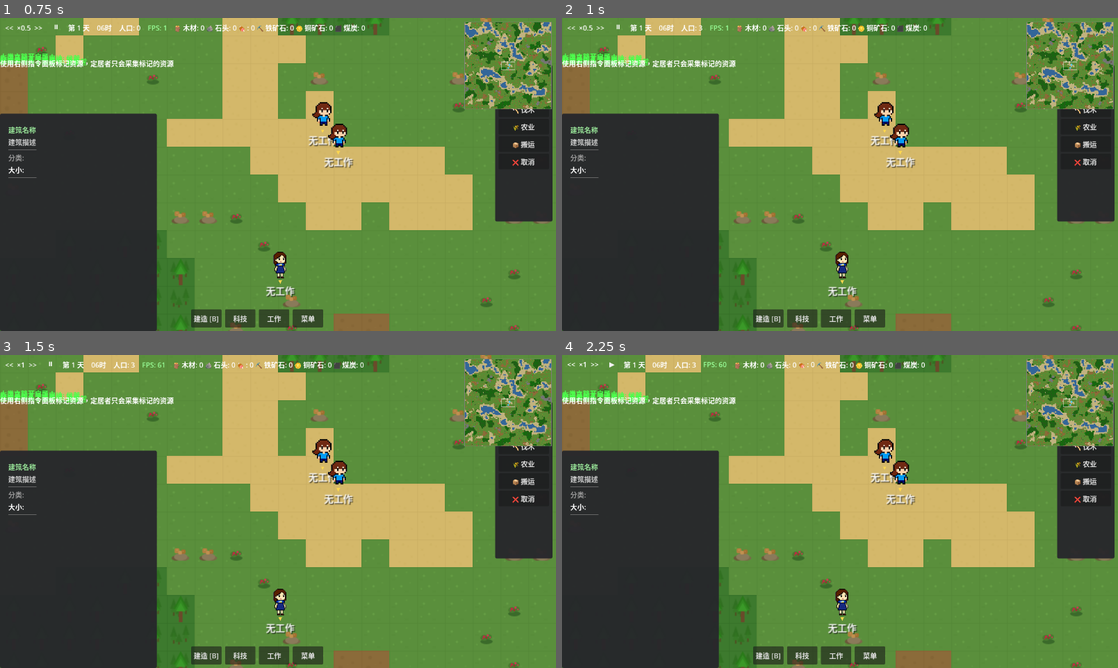
Above: before the commit, frames 1-4 (two rows, left to right).
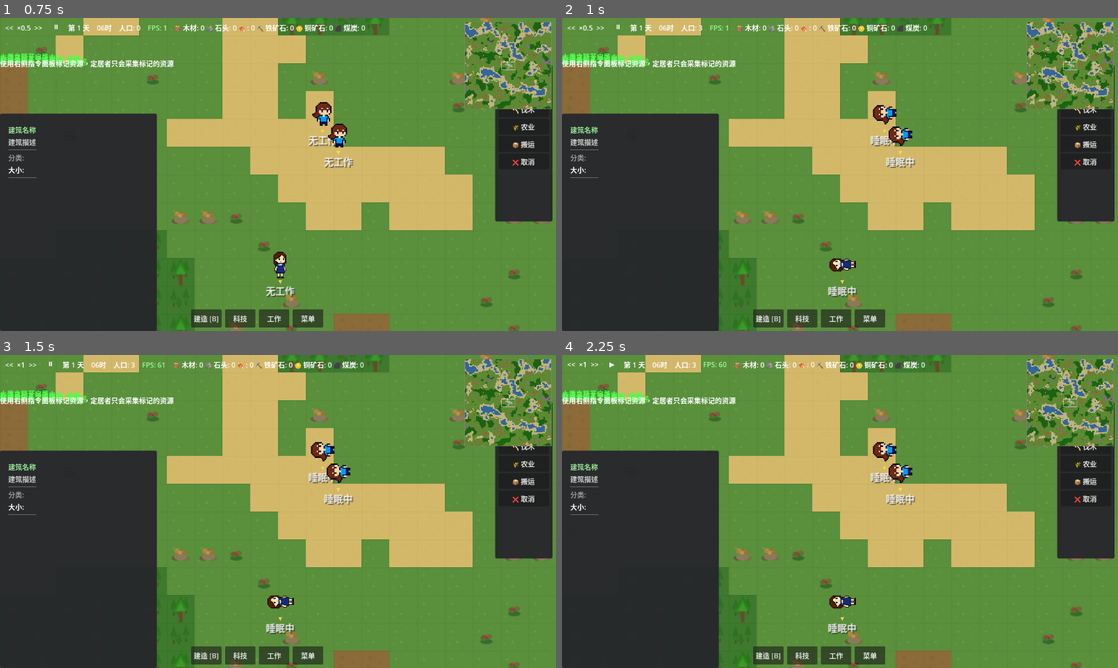
Above: after the commit, the same moments.

Repository: ZhanXuzhao/the-path-of-humanity
Game: Godot game, scene res://scenes/game.tscn
Two runs of this game, one before a commit and one after it. Both use one fixed random seed, a clock stepped at 60 frames per second and the inputs below.
Inputs:
- Up to frame 1 (0.75 s): click "<<" at 0.5 s
- Up to frame 2 (1 s): no input
- Up to frame 3 (1.5 s): click ">>" at 1.25 s
- Up to frame 4 (2.25 s): click "⏸" at 2 s

Frame 1 is identical in both runs. In frame 2, 1.0% of the frame differs, in the area x 47-64%, y 26-90%; in frame 3, 1.0%; in frame 4, 1.0%.

Commit message:
feat: 定居者睡眠行为改进 - 空闲即睡、横躺动画、产出物修复

Diff:
--- a/scripts/autoload/game_manager.gd
+++ b/scripts/autoload/game_manager.gd
@@ -85,6 +85,7 @@
 	settings["food_restore_amount"] = cfg.get_value("settler", "food_restore_amount", 100.0)
 	settings["sleep_restore_per_hour"] = cfg.get_value("settler", "sleep_restore_per_hour", 50.0)
 	settings["sleep_min_time"] = cfg.get_value("settler", "sleep_min_time", 3.0)
+	settings["sleep_max_time"] = cfg.get_value("settler", "sleep_max_time", 8.0)
 	settings["storage_search_radius"] = cfg.get_value("settler", "storage_search_radius", 300.0)
 	settings["food_search_radius"] = cfg.get_value("settler", "food_search_radius", 400.0)
 
--- a/scripts/core/game.gd
+++ b/scripts/core/game.gd
@@ -1163,21 +1163,14 @@
 			s._auto_store_overweight()
 			continue
 
-		# 3. 夜晚/凌晨处理——天黑时（18-6点）精力不足则睡眠
-		# 用 70 作为阈值，配合 _tick_sleep 中 >=95 的醒来条件形成迟滞，
-		# 防止 settler 刚睡醒（精力≈95）因微量衰减又立刻触发睡眠的死循环
-		var should_sleep = false
-		if is_night and s.needs.get("rest", 100) < 70:
-			should_sleep = true
-
-		if should_sleep:
-			LogUtil.info(s, "should_sleep")
-			var home = s.find_nearest_residential()
-			if not home.is_empty():
-				s.try_sleep(home.pos, home.world_pos)
-				continue
-			# 没有住所也尝试原地休息
-			s.try_sleep(Vector2i.ZERO, s.position)
+		# 3. 无工作时就去睡觉（不考虑睡眠度和时间）
+		LogUtil.info(s, "IDLE -> sleep")
+		var home = s.find_nearest_residential()
+		if not home.is_empty():
+			s.try_sleep(home.pos, home.world_pos)
+			continue
+		# 没有住所也尝试原地休息
+		s.try_sleep(Vector2i.ZERO, s.position)
 
 	# 清理已失效的资源采集占用标记
 	_cleanup_harvest_claims()
--- a/scripts/core/world_renderer.gd
+++ b/scripts/core/world_renderer.gd
@@ -702,35 +702,15 @@
 		if bld.building_id == "wooden_bed":
 			_update_bed_name_label(bld)
 
-func _update_bed_name_label(bld):
-	"""在床铺下方显示分配的定居者姓名"""
-	var bld_pos = bld.grid_pos
-
-	# 先移除旧标签
+func _update_bed_name_label(_bld):
+	"""床铺分配信息仅在信息面板中显示，不再显示在游戏画面上"""
+	# 移除旧标签（清理残留）
+	var bld_pos = _bld.grid_pos
 	if _bed_name_labels.has(bld_pos):
 		if is_instance_valid(_bed_name_labels[bld_pos]):
 			_bed_name_labels[bld_pos].queue_free()
 		_bed_name_labels.erase(bld_pos)
-
-	if bld.assigned_settler_name == "":
-		return
-
-	# 创建姓名标签
-	var label = Label.new()
-	label.text = bld.assigned_settler_name
-	label.add_theme_color_override("font_color", Color(0.8, 0.9, 1.0))
-	label.add_theme_constant_override("minimum_font_size", 10)
-	label.add_theme_color_override("font_shadow_color", Color(0, 0, 0, 0.9))
-
-	var size = bld.get_size()
-	var center_x = bld_pos.x * world.tile_size + size.x * world.tile_size / 2.0
-	var label_y = bld_pos.y * world.tile_size + size.y * world.tile_size + 2.0
-	label.position = Vector2(center_x - 50.0, label_y)  # 预留100px宽度居中
-	label.size = Vector2(100, 16)
-	label.horizontal_alignment = HORIZONTAL_ALIGNMENT_CENTER
-	label.z_index = 15  # 在建筑和进度条之上
-	add_child(label)
-	_bed_name_labels[bld_pos] = label
+	# 不在游戏画面中显示分配对象姓名
 
 func _remove_bed_name_label(bld_pos: Vector2i):
 	"""移除床铺姓名标签"""
--- a/scripts/entities/settler.gd
+++ b/scripts/entities/settler.gd
@@ -1407,18 +1407,30 @@
 	var sleep_restore = _settler_setting("sleep_restore_per_hour", 50.0)
 	modify_need("rest", delta_hours * sleep_restore)
 
-	# 最少睡眠时间（可配置，默认3秒），防止刚入睡就被打断导致睡眠循环
+	# 最小睡眠时间（防止频繁打断），最大睡眠时间（防止一直睡不干活）
 	var now = Time.get_ticks_msec() / 1000.0
 	var min_sleep_time = _settler_setting("sleep_min_time", 3.0)
-
-	# 检查是否天亮了或精力已满
-	if needs["rest"] >= 95.0 and now - _last_state_change_time >= min_sleep_time:
+	var max_sleep_time = _settler_setting("sleep_max_time", 8.0)
+	var elapsed = now - _last_state_change_time
+
+	# 最短睡够 min_sleep_time 秒后才检查是否醒来
+	if elapsed < min_sleep_time:
+		return
+
+	# 睡够 max_sleep_time 秒后强制醒来检查是否有工作
+	if elapsed >= max_sleep_time:
+		LogUtil.info(self, "睡眠结束：睡够了(%.1f秒)" % elapsed)
+		complete_task()
+		return
+
+	# 精力已满（≥95）则醒来
+	if needs["rest"] >= 95.0:
 		LogUtil.info(self, "睡眠结束：精力已满(%.1f)" % needs["rest"])
 		complete_task()
 		return
 
-	# 检查是否白天了
-	if gm and now - _last_state_change_time >= min_sleep_time:
+	# 白天则醒来工作
+	if gm:
 		var hour = int(gm.game_time)
 		if hour >= 6 and hour < 18:
 			LogUtil.info(self, "睡眠结束：天亮了(游戏时间 %.1f)" % gm.game_time)
@@ -1737,6 +1749,14 @@
 		print("[状态] %s %s -> %s  phase=%s%s" % [settler_name, old_state_str, new_state_str, phase_str, " (强制)" if force else ""])
 	state = new_state
 	_last_state_change_time = now
+
+	# 睡觉时角色横过来，其他状态扶正
+	if settler_sprite:
+		if state == SettlerState.SLEEPING:
+			settler_sprite.rotation = deg_to_rad(-90.0)
+		else:
+			settler_sprite.rotation = 0.0
+
 	return true
 
 # -------- 需求更新 --------
--- a/scripts/ui/hud.gd
+++ b/scripts/ui/hud.gd
@@ -466,7 +466,7 @@
 	for child in building_info_extra_container.get_children():
 		child.queue_free()
 
-	# 床铺显示分配对象
+	# 床铺显示分配对象（信息面板中）
 	if bld.building_id == "wooden_bed" and bld.assigned_settler_name != "":
 		var assign_label = Label.new()
 		assign_label.text = "分配: %s" % bld.assigned_settler_name
